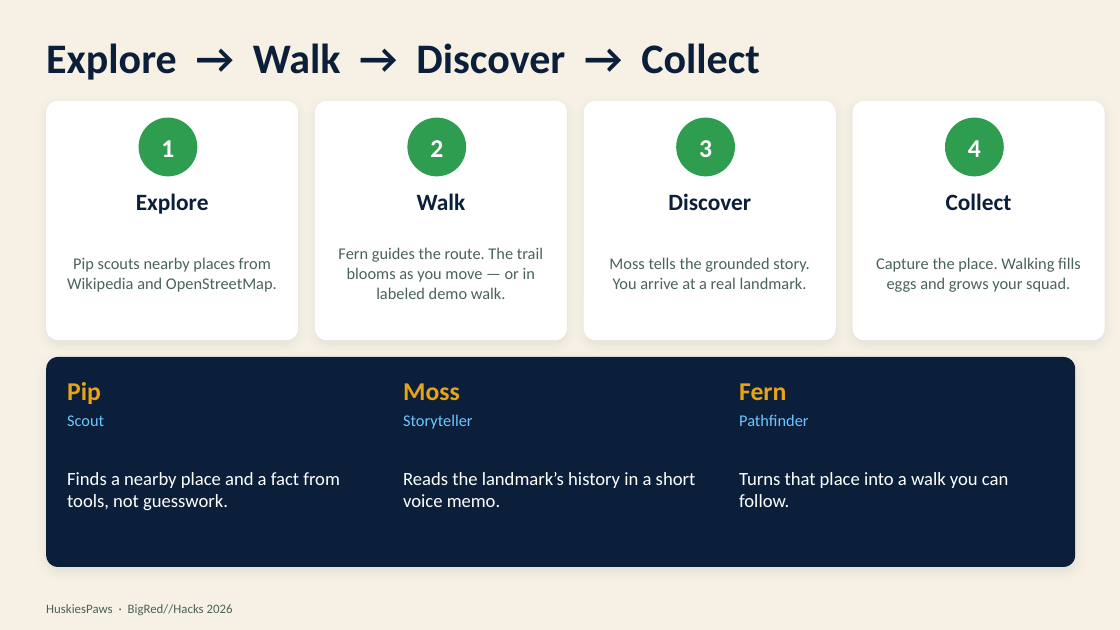
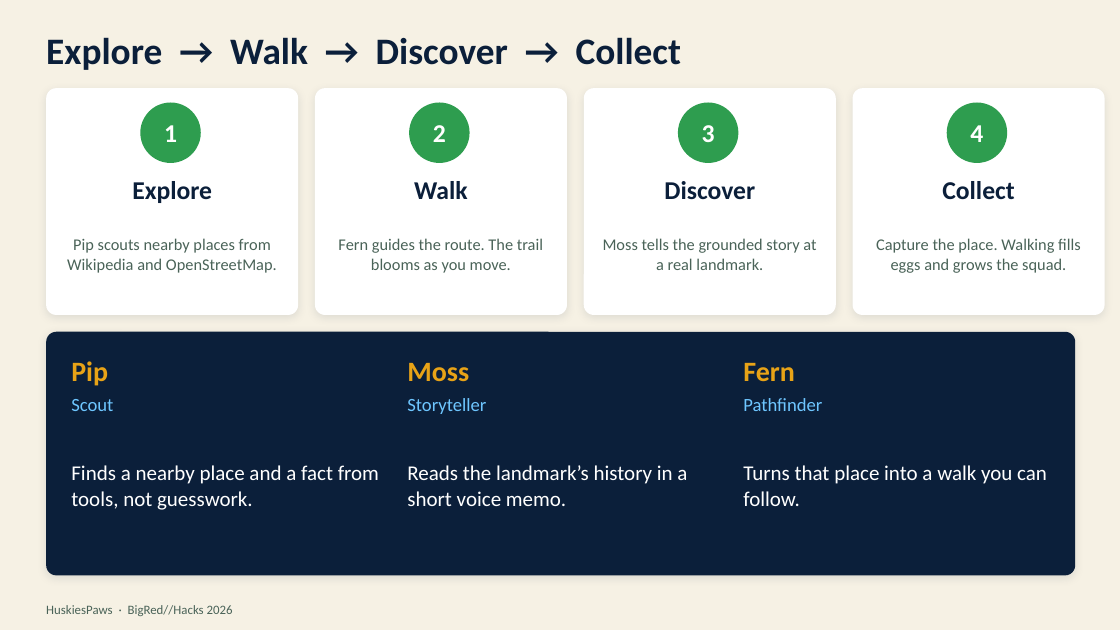
Before and after one commit to LuisMend12/HuskiesPaws, a slide deck: slide 3 of docs/presentation/HuskiesPaws-BigRedHacks-2026.pptx. Drawn at 1120x630 pixels with LibreOffice and Linux fonts; fonts in the diff are those of the drawing. Boxes give left, top, right and bottom in pixels: in the first picture for what was removed or moved away, otherwise in the second. Text is boxed around its words. In the diff, an @@ line names an element or a change of style, - is before the commit and + after.

```diff
--- a/docs/presentation/HuskiesPaws-BigRedHacks-2026.pptx
+++ b/docs/presentation/HuskiesPaws-BigRedHacks-2026.pptx
@@ title "Explore → Walk → Discover ..." at box(46, 37, 681, 70): size 36 to 32 pt @@
@@ rounded rectangle: place and size @@
-rounded rectangle at box(46, 101, 298, 340)
+rounded rectangle at box(46, 88, 298, 315)
@@ rounded rectangle: place and size @@
-rounded rectangle at box(315, 101, 567, 340)
+rounded rectangle at box(315, 88, 567, 315)
@@ rounded rectangle: place and size @@
-rounded rectangle at box(584, 101, 836, 340)
+rounded rectangle at box(584, 88, 836, 315)
@@ shadow changed; proportions changed in 5 elements at box(46, 332, 1075, 576), box(46, 88, 298, 315), box(315, 88, 567, 315), box(584, 88, 836, 315), box(853, 88, 1105, 315) @@
@@ rounded rectangle: place and size @@
-rounded rectangle at box(853, 101, 1105, 340)
+rounded rectangle at box(853, 88, 1105, 315)
@@ 8 texts, 4 ellipses: place and size @@
-8 texts, 4 ellipses at box(136, 118, 1012, 214)
+8 texts, 4 ellipses at box(132, 103, 1014, 203)
@@ size 20 to 22 pt in 4 elements at box(132, 181, 212, 203), box(414, 181, 467, 199), box(664, 181, 755, 200), box(942, 181, 1014, 200) @@
@@ text "Pip scouts nearby places from ...": place and size @@
-text "Pip scouts nearby places from ..." at box(67, 257, 277, 292)
+text "Pip scouts nearby places from ..." at box(67, 238, 277, 273)
@@ text at box(338, 238, 543, 273): text changed @@
-Fern guides the route. The trail blooms as you move — or in labeled demo walk.
+Fern guides the route. The trail blooms as you move.
@@ text at box(603, 238, 816, 270): text changed @@
-Moss tells the grounded story. You arrive at a real landmark.
+Moss tells the grounded story at a real landmark.
@@ text at box(876, 238, 1081, 273): text changed @@
-Capture the place. Walking fills eggs and grows your squad.
+Capture the place. Walking fills eggs and grows the squad.
@@ rounded rectangle: place and size @@
-rounded rectangle at box(46, 357, 1075, 567)
+rounded rectangle at box(46, 332, 1075, 576)
@@ 3 texts: place and size @@
-3 texts at box(67, 382, 786, 404)
+3 texts at box(71, 361, 794, 386)
@@ size 22 to 24 pt in 3 elements at box(71, 361, 108, 386), box(407, 363, 469, 381), box(743, 363, 794, 381) @@
@@ 3 texts: place and size @@
-3 texts at box(67, 414, 808, 429)
+3 texts at box(71, 398, 822, 414)
@@ size 14 to 16 pt in 3 elements at box(71, 399, 113, 411), box(407, 398, 486, 414), box(743, 398, 822, 411) @@
@@ text "Finds a nearby place and ...": place and size @@
-text "Finds a nearby place and ..." at box(67, 472, 340, 510)
+text "Finds a nearby place and ..." at box(71, 465, 379, 510)
@@ text "Reads the landmark’s history in ...": place and size @@
-text "Reads the landmark’s history in ..." at box(403, 472, 696, 507)
+text "Reads the landmark’s history in ..." at box(407, 465, 687, 506)
@@ size 16 to 18 pt in 3 elements at box(71, 465, 379, 510), box(407, 465, 687, 506), box(743, 465, 1047, 506) @@
@@ text "Turns that place into a ...": place and size @@
-text "Turns that place into a ..." at box(739, 472, 1008, 507)
+text "Turns that place into a ..." at box(743, 465, 1047, 506)
```
Also in this commit, not shown: 6 other slides changed, 17 other files.
